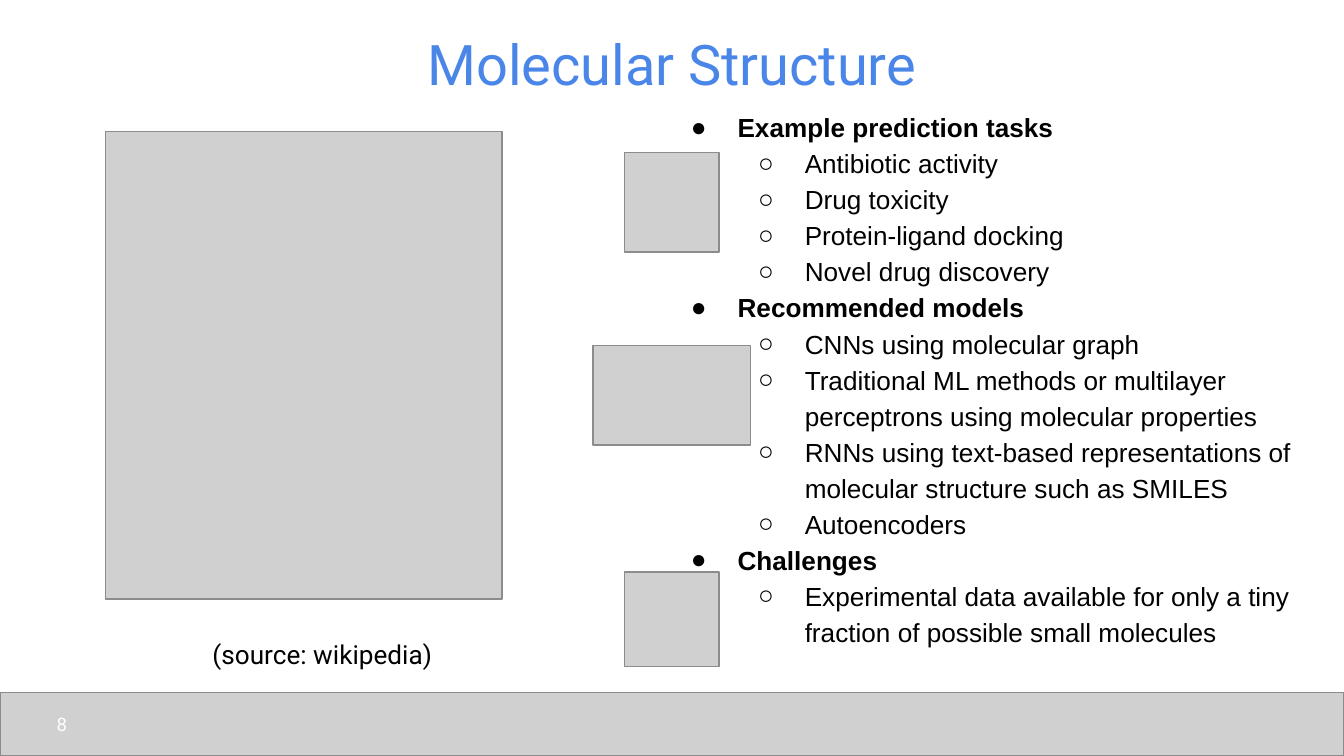
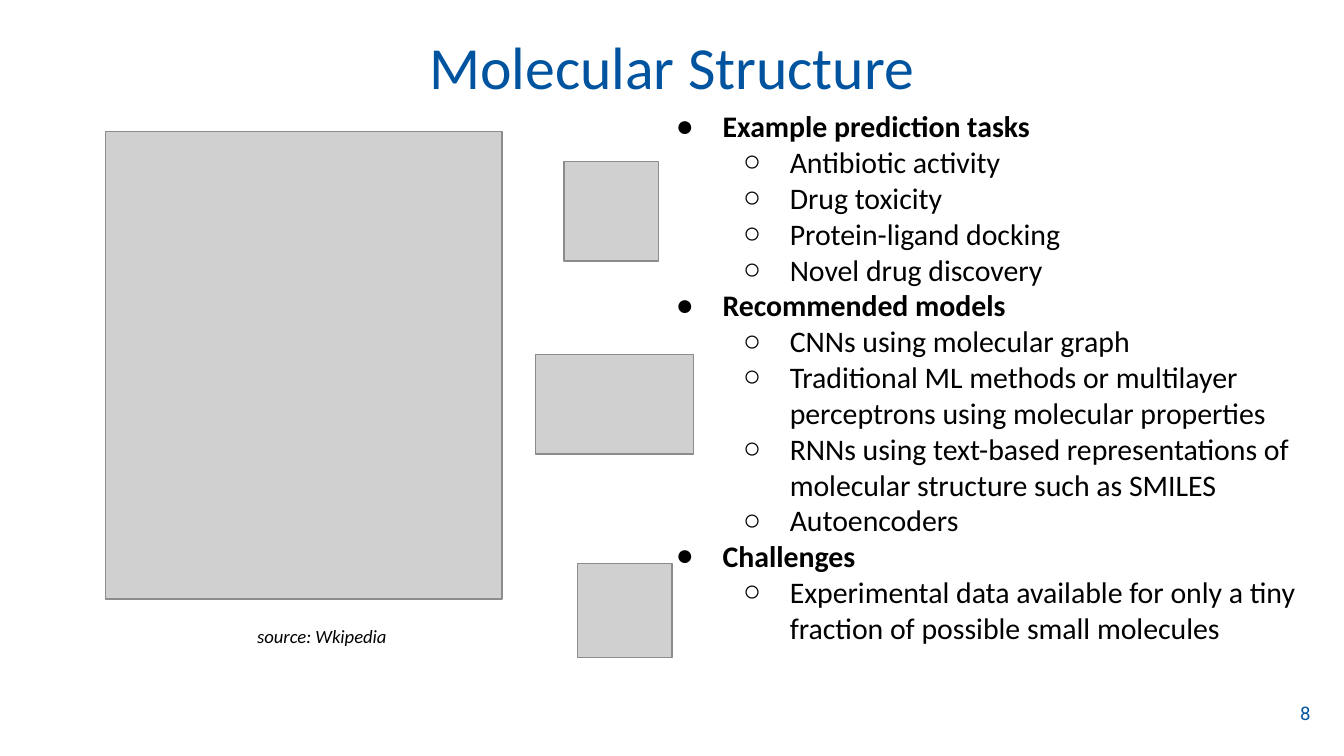
Before and after one commit to udel-cbcb/NIGMS-Sandbox-UD, a slide deck: slide 9 of Submodule_1/Lectures/Submodule_1_Lecture_3_AI_ML_applications.pptx (slide 8 before the commit). Drawn at 1344x756 pixels with LibreOffice and Linux fonts; fonts in the diff are those of the drawing; grey boxes stand for pictures; background and template pictures are left out. Boxes give left, top, right and bottom in pixels: in the first picture for what was removed or moved away, otherwise in the second. Text is boxed around its words. In the diff, an @@ line names an element or a change of style, - is before the commit and + after.

```diff
--- a/Submodule_1/Lectures/Submodule_1_Lecture_3_AI_ML_applications.pptx
+++ b/Submodule_1/Lectures/Submodule_1_Lecture_3_AI_ML_applications.pptx
@@ title "Molecular Structure" at <box>429,47,914,90</box>: size 30 to 32 pt, font Roboto to Calibri, text colour #4A86E8 to #00539F @@
@@ text "Example prediction tasks": place and size @@
-text "Example prediction tasks" at <box>738,118,1291,648</box>
+text "Example prediction tasks" at <box>723,116,1295,644</box>
@@ text "Example prediction tasks" at <box>723,116,1295,644</box>: size 14 to 16 pt, font Arial to Calibri; line spacing 1.15 to 1 @@
@@ picture: place and size @@
-picture at <box>625,153,719,253</box>
+picture at <box>564,161,659,261</box>
@@ picture: place and size @@
-picture at <box>593,345,750,445</box>
+picture at <box>536,355,694,454</box>
@@ picture: place and size @@
-picture at <box>625,573,719,667</box>
+picture at <box>578,563,672,657</box>
@@ text at <box>257,630,386,646</box>: text changed; size 14 to 10 pt; font Roboto to Calibri; italic on @@
-(source: wikipedia)
+source: Wkipedia
@@ page number: place and size @@
-page number at <box>57,718,67,731</box>
+page number at <box>1300,706,1310,720</box>
@@ page number at <box>1300,706,1310,720</box>: text colour #FFFFFF to #00539F @@
@@ picture removed at <box>0,692,1344,755</box> @@
```
Also in this commit, not shown: 9 other slides changed, 1 slide added, 1 other file.
